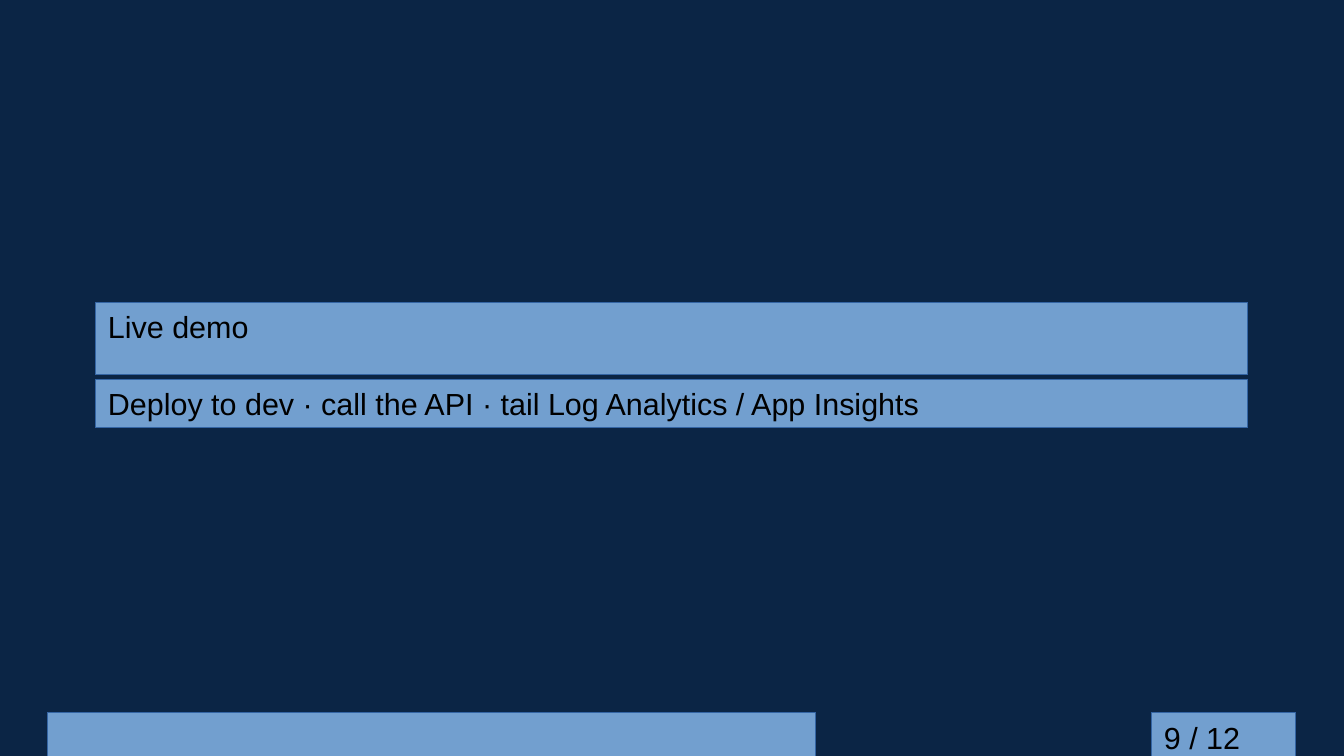
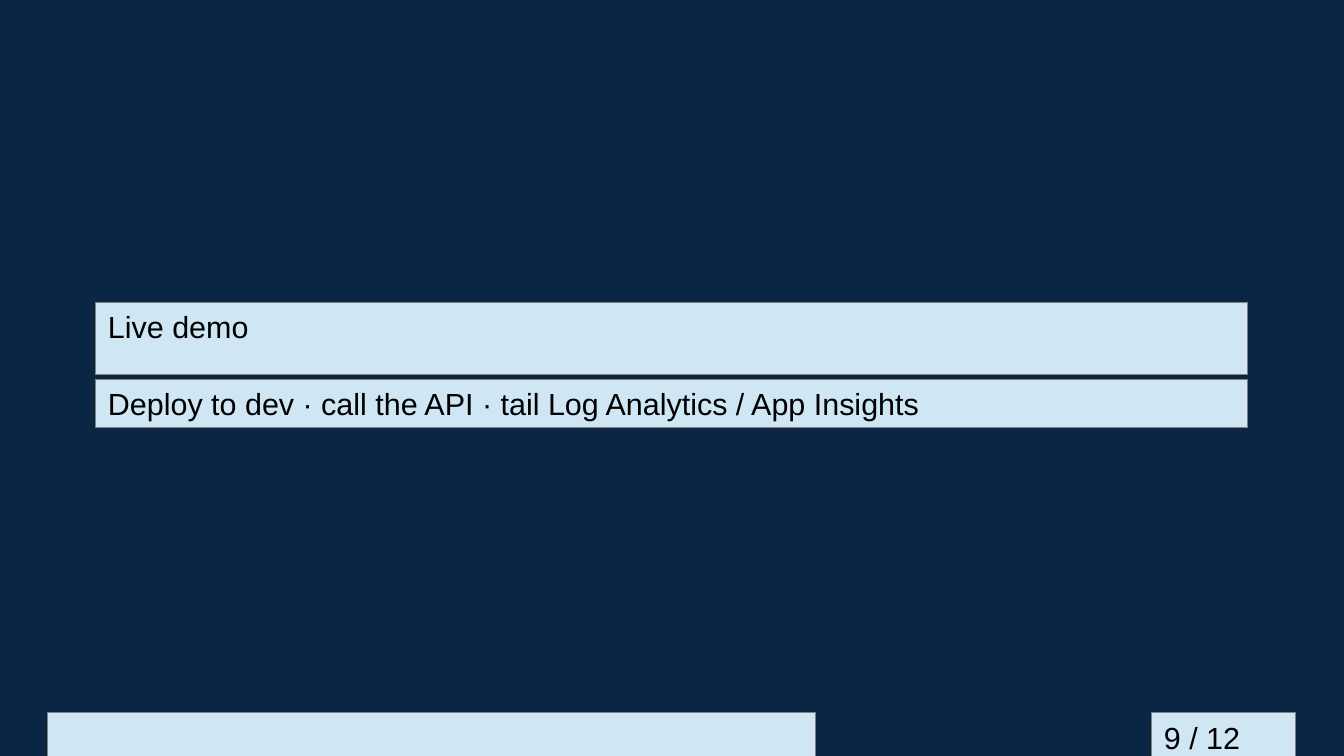
Before and after one commit to MetehanBolat/contoso-poc, a slide deck: slide 9 of slides/novabank-cloud-foundation.odp. Drawn at 1344x756 pixels with LibreOffice and Linux fonts; fonts in the diff are those of the drawing. Boxes give left, top, right and bottom in pixels: in the first picture for what was removed or moved away, otherwise in the second. Text is boxed around its words. In the diff, an @@ line names an element or a change of style, - is before the commit and + after.

```diff
--- a/slides/novabank-cloud-foundation.odp
+++ b/slides/novabank-cloud-foundation.odp
@@ fill #729FCF to #CFE7F5; outline #3465A4 0 pt to #808080 0 pt in 4 elements at (x1=96, y1=302, x2=1249, y2=374), (x1=96, y1=379, x2=1249, y2=427), (x1=1153, y1=713, x2=1296, y2=756), (x1=48, y1=713, x2=816, y2=756) @@
```
Also in this commit, not shown: 11 other slides changed, 3 other files.
